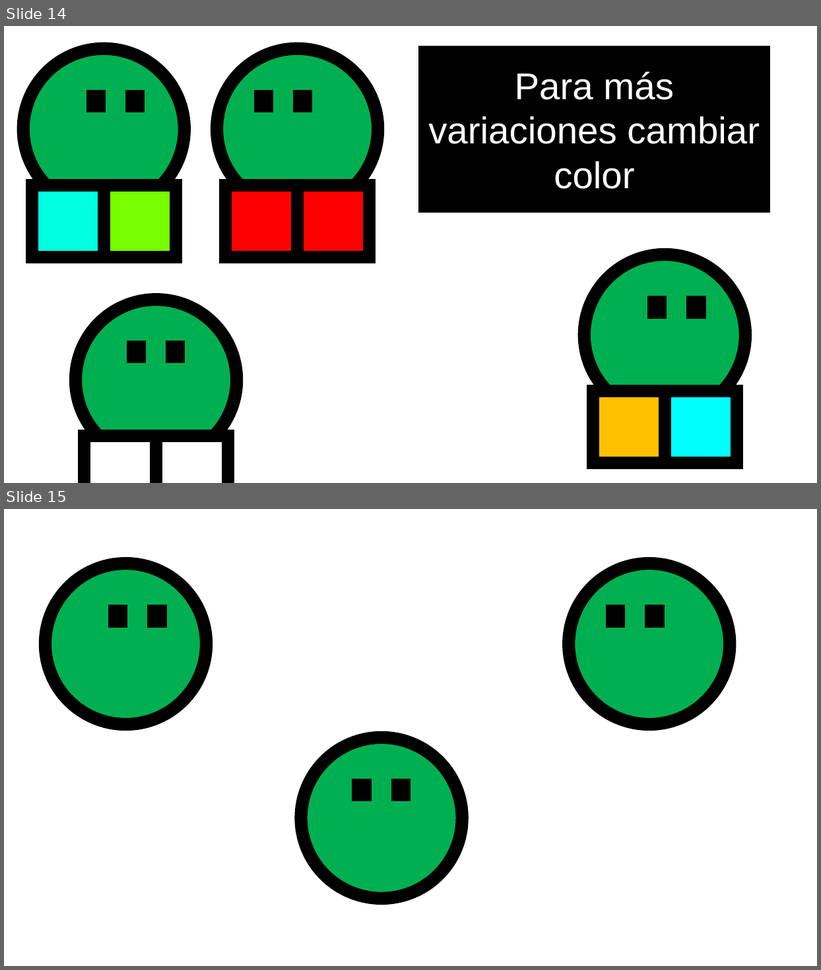
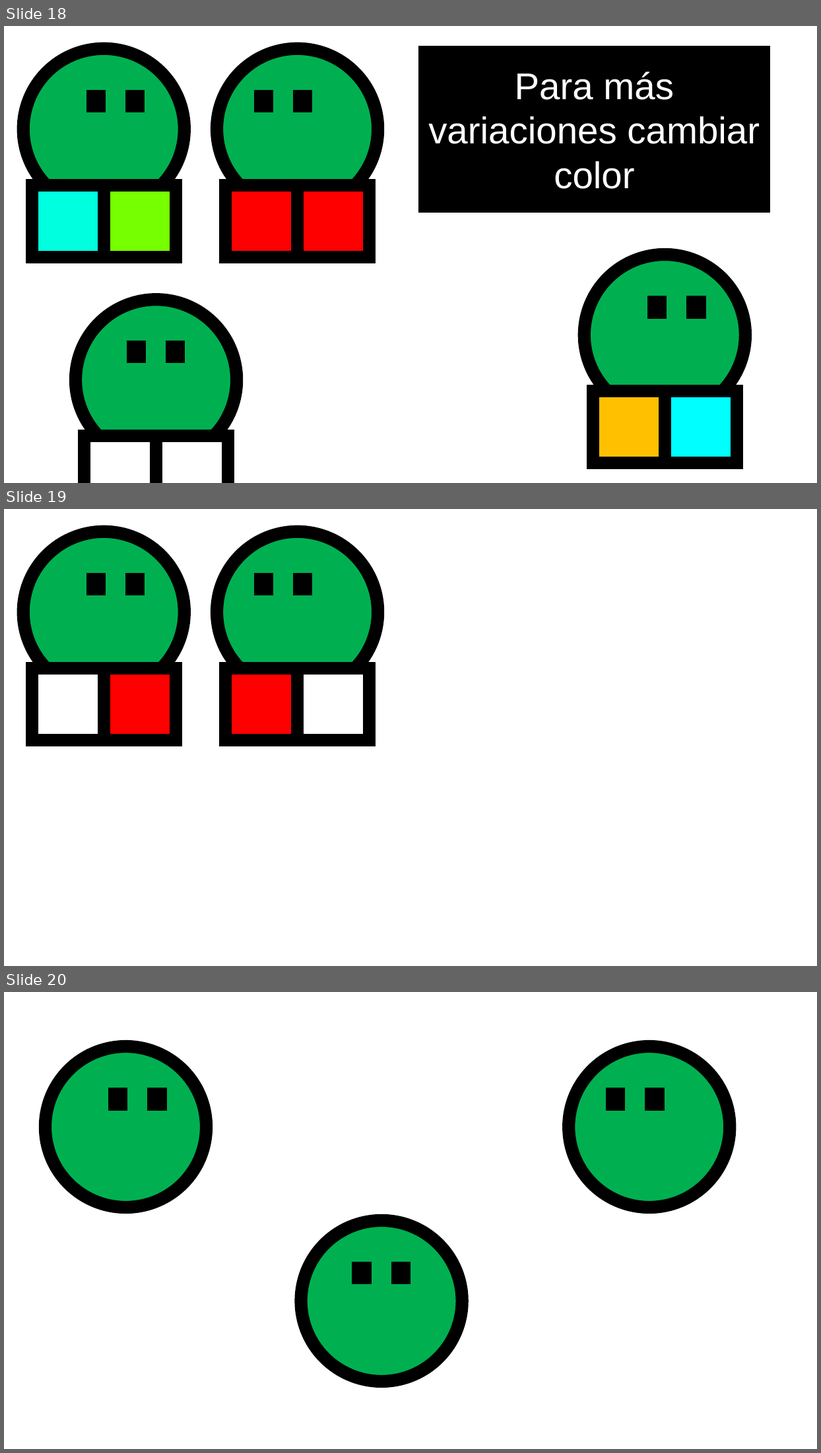
Before and after one commit to JoqTheJJ/IC-8048-Simulador_Virus, a slide deck: Documentacion/Creacion Sprites/Sprites.pptx. Shown one above the other, each under a label of ours: slides 14 and 15 before the commit, slides 18, 19 and 20 after it. The pictures are 821x970 and 821x1453 pixels, drawn with LibreOffice and Linux fonts; fonts in the diff are those of the drawing. Boxes give left, top, right and bottom in pixels: in the first picture for what was removed or moved away, otherwise in the second. Text is boxed around its words. In the diff, an @@ line names an element or a change of style, - is before the commit and + after.

```diff
--- a/Documentacion/Creacion Sprites/Sprites.pptx
+++ b/Documentacion/Creacion Sprites/Sprites.pptx
@@ slide 19 added at (4, 509, 817, 966), background #FFFFFF @@
@@ ellipse added at (24, 531, 185, 692), fill #00B050, outline #000000 15 pt @@
@@ ellipse added at (217, 531, 378, 692), fill #00B050, outline #000000 15 pt @@
@@ rectangle added at (92, 579, 99, 589), fill #000000, outline #000000 15 pt @@
@@ rectangle added at (132, 579, 139, 589), fill #000000, outline #000000 15 pt @@
@@ rectangle added at (260, 579, 267, 589), fill #000000, outline #000000 15 pt @@
@@ rectangle added at (300, 579, 306, 589), fill #000000, outline #000000 15 pt @@
@@ rectangle added at (32, 668, 104, 740), fill #FFFFFF, outline #000000 15 pt @@
@@ rectangle added at (104, 668, 176, 740), fill #FF0000, outline #000000 15 pt @@
@@ rectangle added at (225, 668, 298, 740), fill #FF0000, outline #000000 15 pt @@
@@ rectangle added at (298, 668, 370, 740), fill #FFFFFF, outline #000000 15 pt @@
@@ what was slide 14 is now slide 18 @@
@@ what was slide 15 is now slide 20 @@
```
Also in this commit, not shown: 1 slide changed, 4 other slides added, 7 other files.
